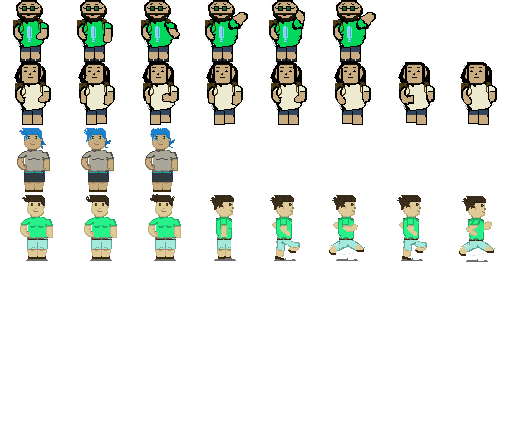
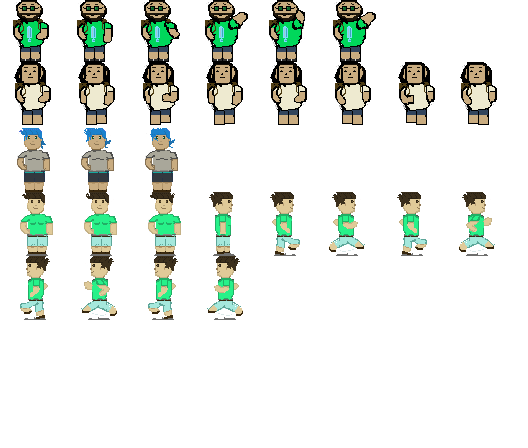
Revision of a layered 528×448 image; what changed, layer by layer:
painted on "Background" over left=20, top=192, right=495, bottom=320
